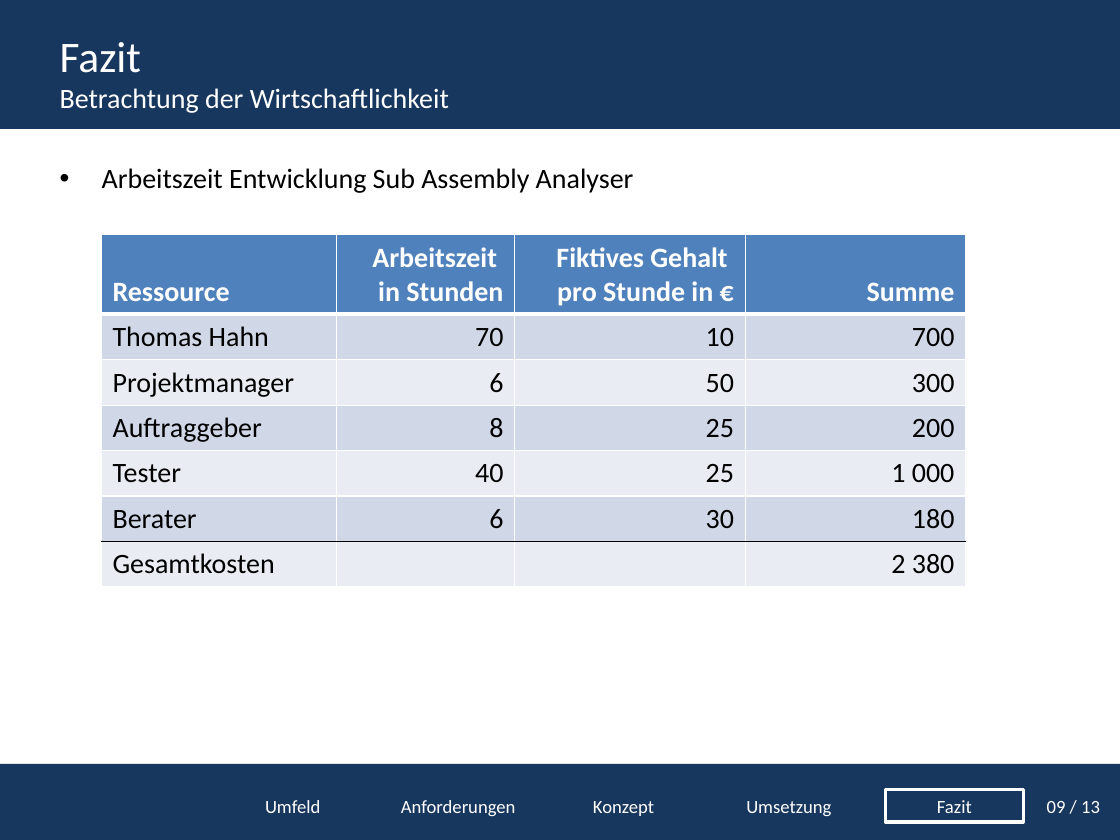
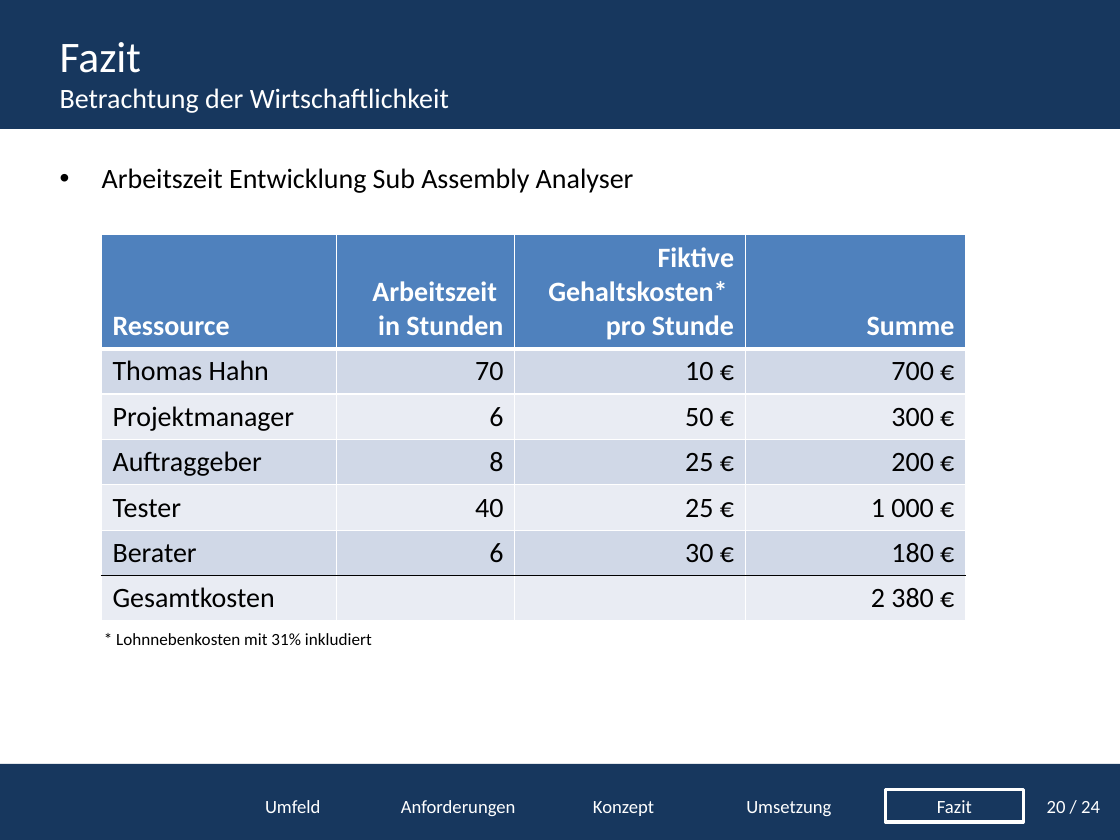
Before and after one commit to tomtom1992/Projektpr-sentation, a slide deck: slide 22 of Projektpräsentation.pptx. Drawn at 1120x840 pixels with LibreOffice and Linux fonts; fonts in the diff are those of the drawing; background and template pictures are left out. Boxes give left, top, right and bottom in pixels: in the first picture for what was removed or moved away, otherwise in the second. Text is boxed around its words. In the diff, an @@ line names an element or a change of style, - is before the commit and + after.

```diff
--- a/Projektpräsentation.pptx
+++ b/Projektpräsentation.pptx
@@ table at (102, 235, 967, 619) @@
-row 1, column 3: Fiktives Gehalt / pro Stunde in €
+row 1, column 3: Fiktive Gehaltskosten* / pro Stunde
-row 2, column 3: 10
+row 2, column 3: 10 €
-row 2, column 4: 700
+row 2, column 4: 700 €
-row 3, column 3: 50
+row 3, column 3: 50 €
-row 3, column 4: 300
+row 3, column 4: 300 €
-row 4, column 3: 25
+row 4, column 3: 25 €
-row 4, column 4: 200
+row 4, column 4: 200 €
-row 5, column 3: 25
+row 5, column 3: 25 €
-row 5, column 4: 1 000
+row 5, column 4: 1 000 €
-row 6, column 3: 30
+row 6, column 3: 30 €
-row 6, column 4: 180
+row 6, column 4: 180 €
-row 7, column 4: 2 380
+row 7, column 4: 2 380 €
@@ text added at (116, 633, 372, 645), 11 pt, text #000000 @@
+* Lohnnebenkosten mit 31% inkludiert
@@ text at (1047, 801, 1100, 813): text changed @@
-09 / 13
+20 / 24
```
Also in this commit, not shown: 26 other slides changed.
